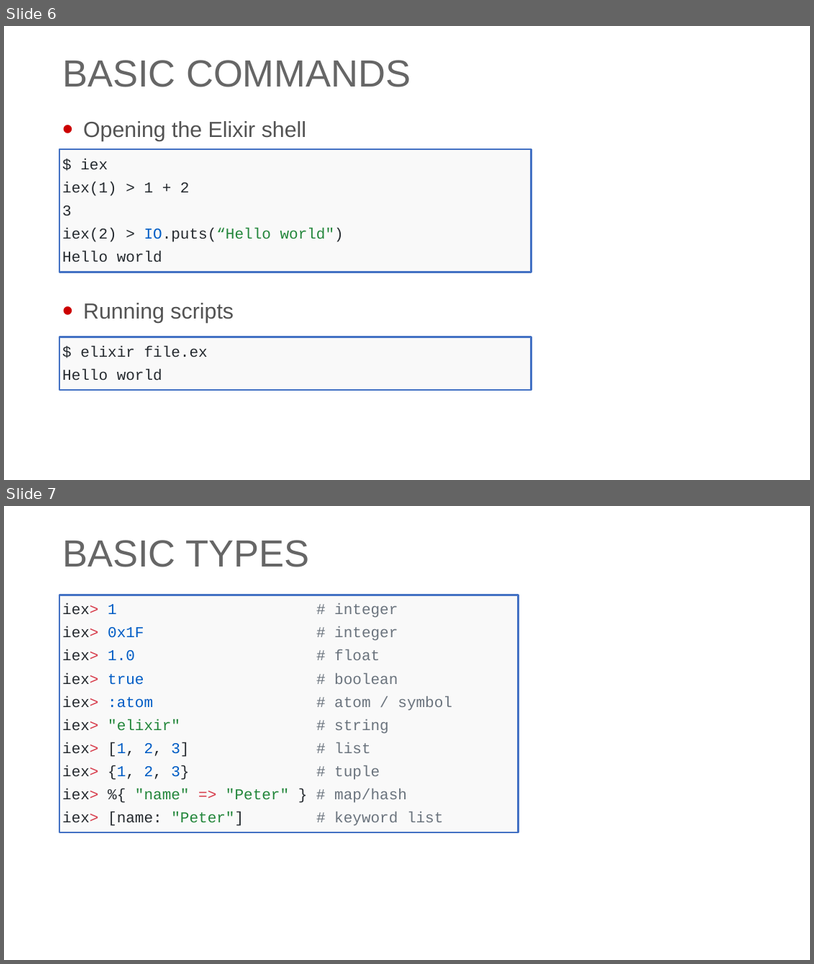
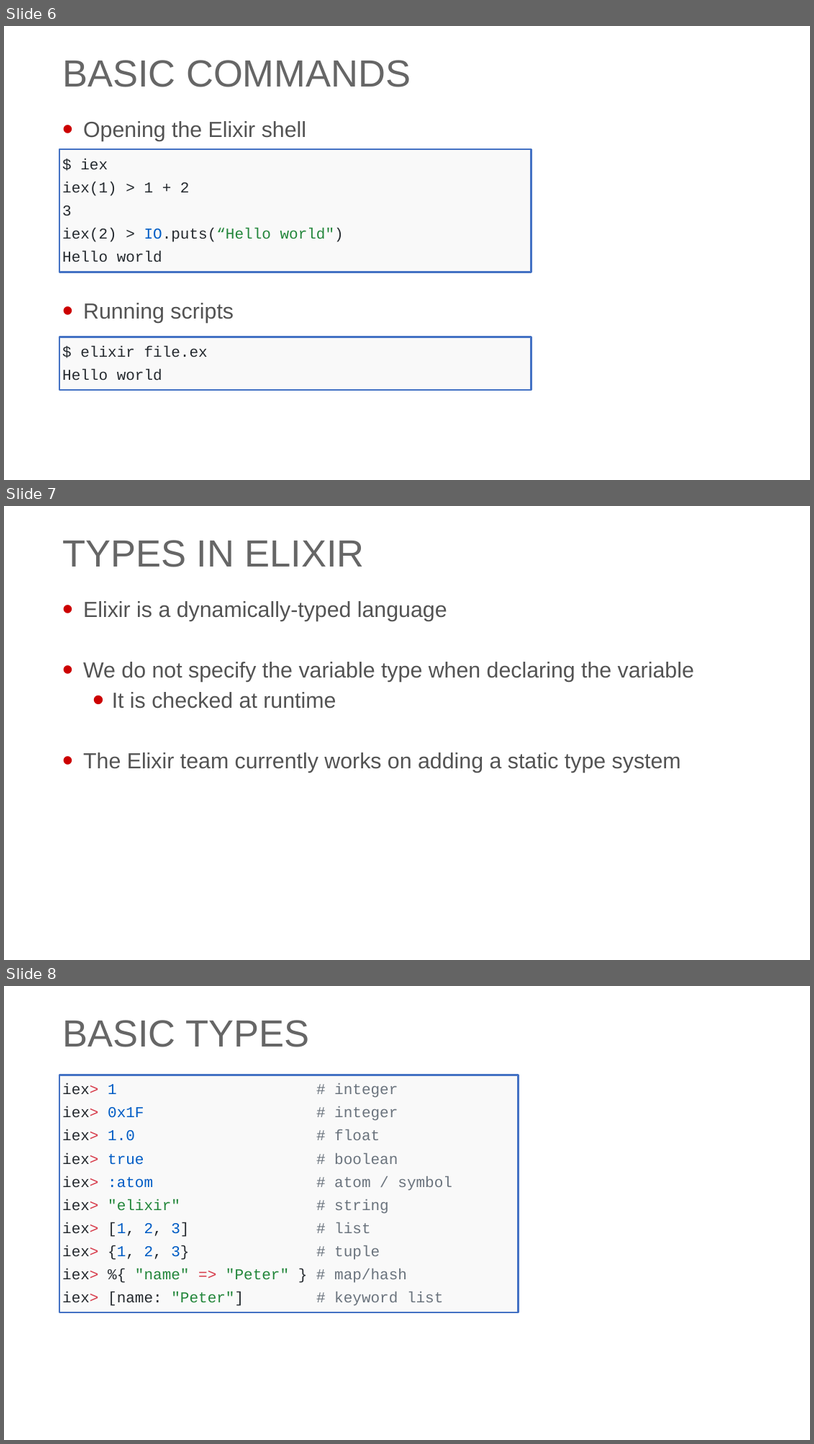
Before and after one commit to georgiyolovski/elixir-workshop, a slide deck: day1/Elixir - Day 1.pptx. Shown one above the other, each under a label of ours: slides 6 and 7 before the commit, slides 6, 7 and 8 after it. The pictures are 814x964 and 814x1444 pixels, drawn with LibreOffice and Linux fonts; fonts in the diff are those of the drawing; background and template pictures are left out. Boxes give left, top, right and bottom in pixels: in the first picture for what was removed or moved away, otherwise in the second. Text is boxed around its words. In the diff, an @@ line names an element or a change of style, - is before the commit and + after.

```diff
--- a/day1/Elixir - Day 1.pptx
+++ b/day1/Elixir - Day 1.pptx
@@ slide 7 added at (4,506,810,960), background #FFFFFF; not listed: 1 template element that a slide beside it also shows @@
@@ title added at (62,540,365,567), 45 pt, text #666666 @@
+TYPES IN ELIXIR
@@ text added at (83,601,694,772), 26 pt, text #535353 @@
+• Elixir is a dynamically-typed language
+• We do not specify the variable type when declaring the variable
+  • It is checked at runtime
+• The Elixir team currently works on adding a static type system
@@ what was slide 7 is now slide 8 @@
```
Also in this commit, not shown: 7 slides changed, 2 other slides added.
